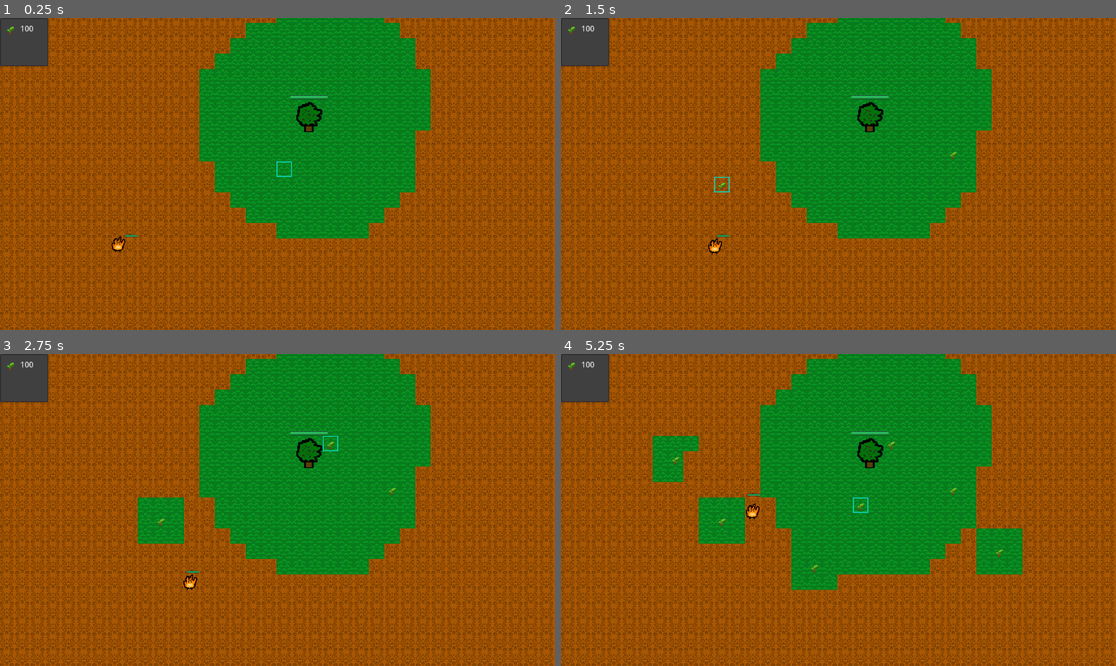
Above: before the commit, frames 1-4 (two rows, left to right).
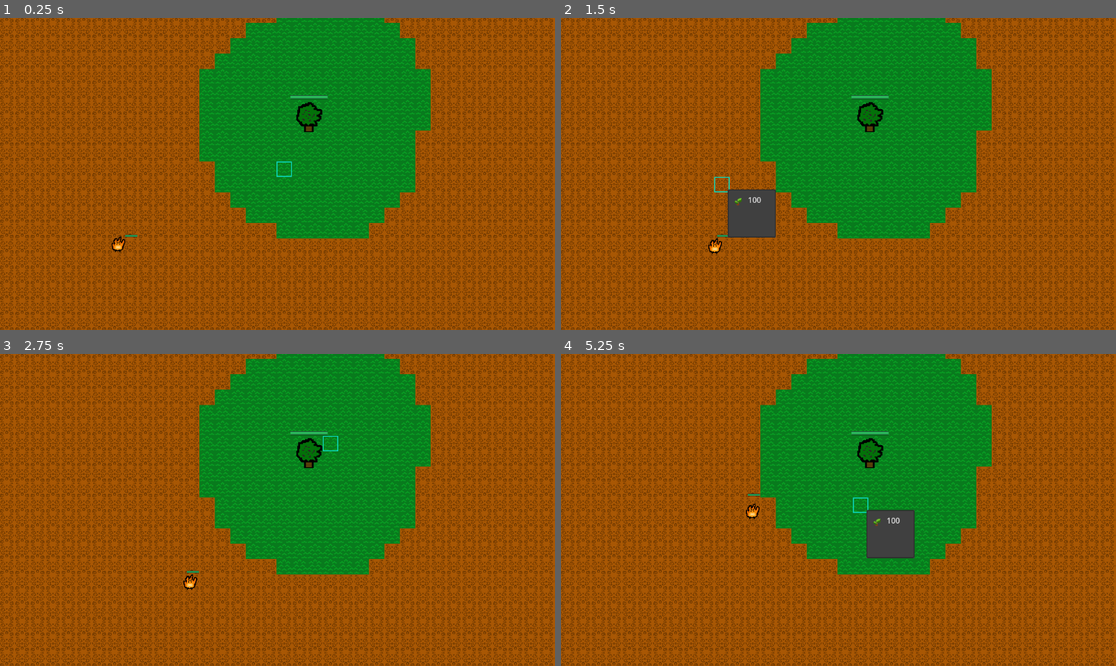
Above: after the commit, the same moments.

Repository: nmarch213/piratejam
Game: Godot game, scene res://main.tscn
Two runs of this game, one before a commit and one after it. Both use one fixed random seed, a clock stepped at 60 frames per second and the inputs below.
Inputs (mouse positions are in pixels of both pictures, inside the frame that each line leads up to):
- Up to frame 1 (0.25 s): no input
- Up to frame 2 (1.5 s): tap Enter at 0.5 s; move the mouse to (960, 158) at 0.52 s; tap E (Place) at 0.6, 1.35 s; click (960, 158) at 0.67 s; tap Space at 1.25 s; move the mouse to (727, 189) at 1.27 s; click (727, 189) at 1.42 s
- Up to frame 3 (2.75 s): move the mouse to (333, 441) at 2.02 s; tap E (Place) at 2.1 s; click (333, 441) at 2.17 s
- Up to frame 4 (5.25 s): move the mouse to (810, 572) at 2.77 s; tap E (Place) every 0.75 s from 2.85 to 5.1 s; click (810, 572) at 2.92 s; move the mouse to (1005, 556) at 3.52 s; click (1005, 556) at 3.67 s; move the mouse to (672, 463) at 4.27 s; click (672, 463) at 4.42 s; move the mouse to (866, 510) at 5.02 s; click (866, 510) at 5.17 s

The runs differ from the first frame. In frame 1, 1.3% of the frame differs, in the area x 0-9%, y 0-16%; in frame 2, 2.7%; in frame 3, 2.6%; in frame 4, 7.2%, in the area x 0-84%, y 0-76%.

Commit message:
Working buy menu and placement after buying

Diff:
--- /dev/null
+++ b/BuildingController.gd
@@ -0,0 +1,26 @@
+extends Node2D
+
+
+@onready var tile_map = $"../TileMap"
+@onready var main = $".."
+@onready var ui_controller = $"../UIController"
+
+
+
+func _on_buy_menu_id_pressed(id):
+	# if the user clicked sapling in the menu
+	if(id == 0):
+		place_sapling_tower(ui_controller.latest_cell_clicked)
+
+
+func place_sapling_tower(cell_clicked_position: Vector2i) -> void:
+	tile_map.set_cell(tile_map.LAYER.TOWERS, cell_clicked_position, 3, Vector2(0,0), 1)
+	main.astar_grid.set_point_solid(cell_clicked_position, true)
+	spread_grass(cell_clicked_position)
+
+func spread_grass(cell_clicked_position: Vector2i) -> void:
+	for x in range(-1, 2):
+		for y in range(-1, 2):
+			await get_tree().create_timer(.1).timeout
+			var grass_pos = Vector2i(x, y) + cell_clicked_position
+			tile_map.set_cell(tile_map.LAYER.BASE, grass_pos, 4, Vector2(0,0), 0)
--- a/TileMap.gd
+++ b/TileMap.gd
@@ -7,7 +7,7 @@
 	GRID = 3,
 }
 
-signal tile_map_clicked(cell_clicked_position: Vector2i)
+signal tile_map_clicked(cell_clicked_position: Vector2i, event_position: Vector2)
 
 func _process(_delta):
 	var cell : Vector2i = local_to_map(get_local_mouse_position())
@@ -18,4 +18,4 @@
 
 func _input(event):
 	if event is InputEventMouseButton and event.pressed and event.button_index == MOUSE_BUTTON_LEFT:
-		tile_map_clicked.emit(local_to_map(get_local_mouse_position()))
+		tile_map_clicked.emit(local_to_map(get_local_mouse_position()), event.position)
--- a/UIController.gd
+++ b/UIController.gd
@@ -1,27 +1,11 @@
 extends Node2D
 
-@onready var tile_map = $"../TileMap"
-@onready var main = $".."
+var latest_cell_clicked: Vector2i = Vector2i(-1, -1)
 
 
+func _on_tile_map_tile_map_clicked(cell_clicked_position: Vector2i, event_position: Vector2):
+	var buy_menu: PopupMenu = get_node("BuyMenu")
 
-func _on_tile_map_tile_map_clicked(cell_clicked_position: Vector2i):
-	print("clicked", cell_clicked_position)
-	place_sapling_tower(cell_clicked_position)
-
-
-func place_sapling_tower(cell_clicked_position: Vector2i) -> void:
-	# this will add the sapling to the tilemap
-	# 3 is the layer
-	# source ID in godot is 3,
-	# 1 is the Alternate ID for the sapling
-	tile_map.set_cell(tile_map.LAYER.TOWERS, cell_clicked_position, 3, Vector2(0,0), 1)
-	main.astar_grid.set_point_solid(cell_clicked_position, true)
-	spread_grass(cell_clicked_position)
-
-func spread_grass(cell_clicked_position: Vector2i) -> void:
-	for x in range(-1, 2):
-		for y in range(-1, 2):
-			await get_tree().create_timer(.1).timeout
-			var grass_pos = Vector2i(x, y) + cell_clicked_position
-			tile_map.set_cell(tile_map.LAYER.BASE, grass_pos, 4, Vector2(0,0), 0)
+	buy_menu.position = event_position
+	buy_menu.show()
+	latest_cell_clicked = cell_clicked_position
--- a/main.tscn
+++ b/main.tscn
@@ -8,6 +8,7 @@
 [ext_resource type="PackedScene" uid="uid://duq3nd4a5fk7e" path="res://towers/sapling/sapling.tscn" id="6_moqds"]
 [ext_resource type="Script" path="res://UIController.gd" id="7_2rcum"]
 [ext_resource type="PackedScene" uid="uid://dtwfw8ksgubyu" path="res://ui/buy_menu/buy_menu.tscn" id="8_rwyyp"]
+[ext_resource type="Script" path="res://BuildingController.gd" id="9_4t46y"]
 
 [sub_resource type="TileSetScenesCollectionSource" id="TileSetScenesCollectionSource_dfxfv"]
 resource_name = "towers"
@@ -75,4 +76,8 @@
 
 [node name="BuyMenu" parent="UIController" instance=ExtResource("8_rwyyp")]
 
+[node name="BuildingController" type="Node2D" parent="."]
+script = ExtResource("9_4t46y")
+
 [connection signal="tile_map_clicked" from="TileMap" to="UIController" method="_on_tile_map_tile_map_clicked"]
+[connection signal="id_pressed" from="UIController/BuyMenu" to="BuildingController" method="_on_buy_menu_id_pressed"]
--- a/ui/buy_menu/buy_menu.tscn
+++ b/ui/buy_menu/buy_menu.tscn
@@ -3,7 +3,6 @@
 [ext_resource type="Texture2D" uid="uid://bfkivj6cembuh" path="res://towers/sapling/sapling.png" id="1_1ysvb"]
 
 [node name="BuyMenu" type="PopupMenu"]
-visible = true
 item_count = 1
 item_0/text = "100"
 item_0/icon = ExtResource("1_1ysvb")
Not shown: 1 places in main.tscn that only renumber resources
